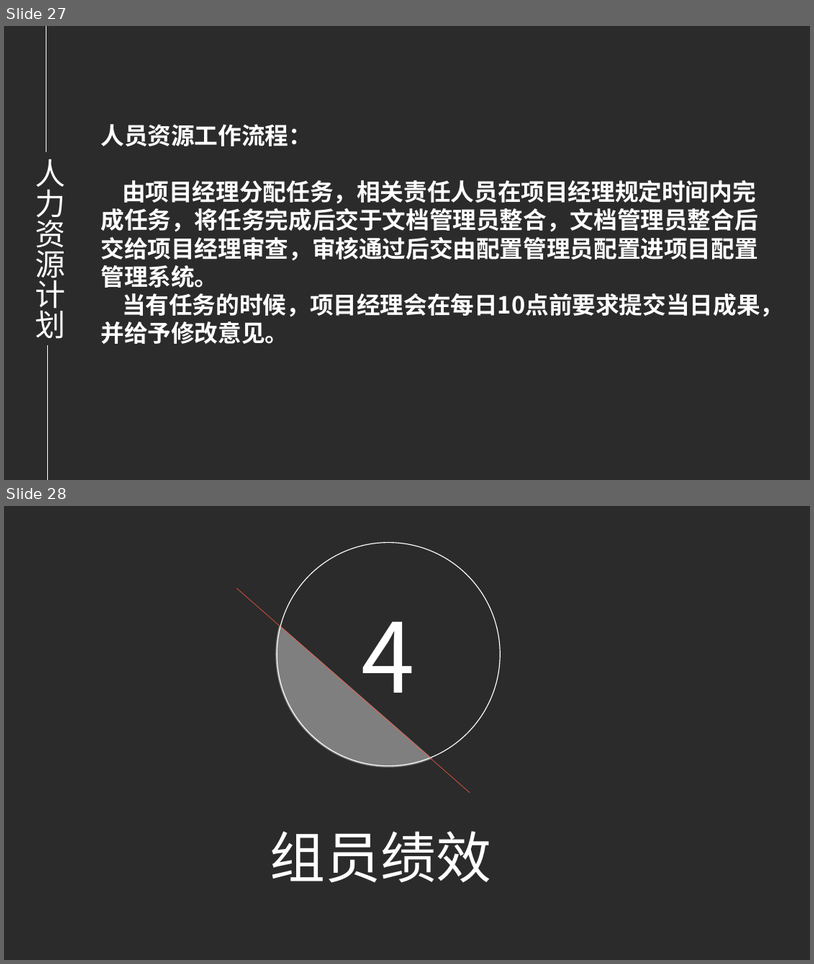
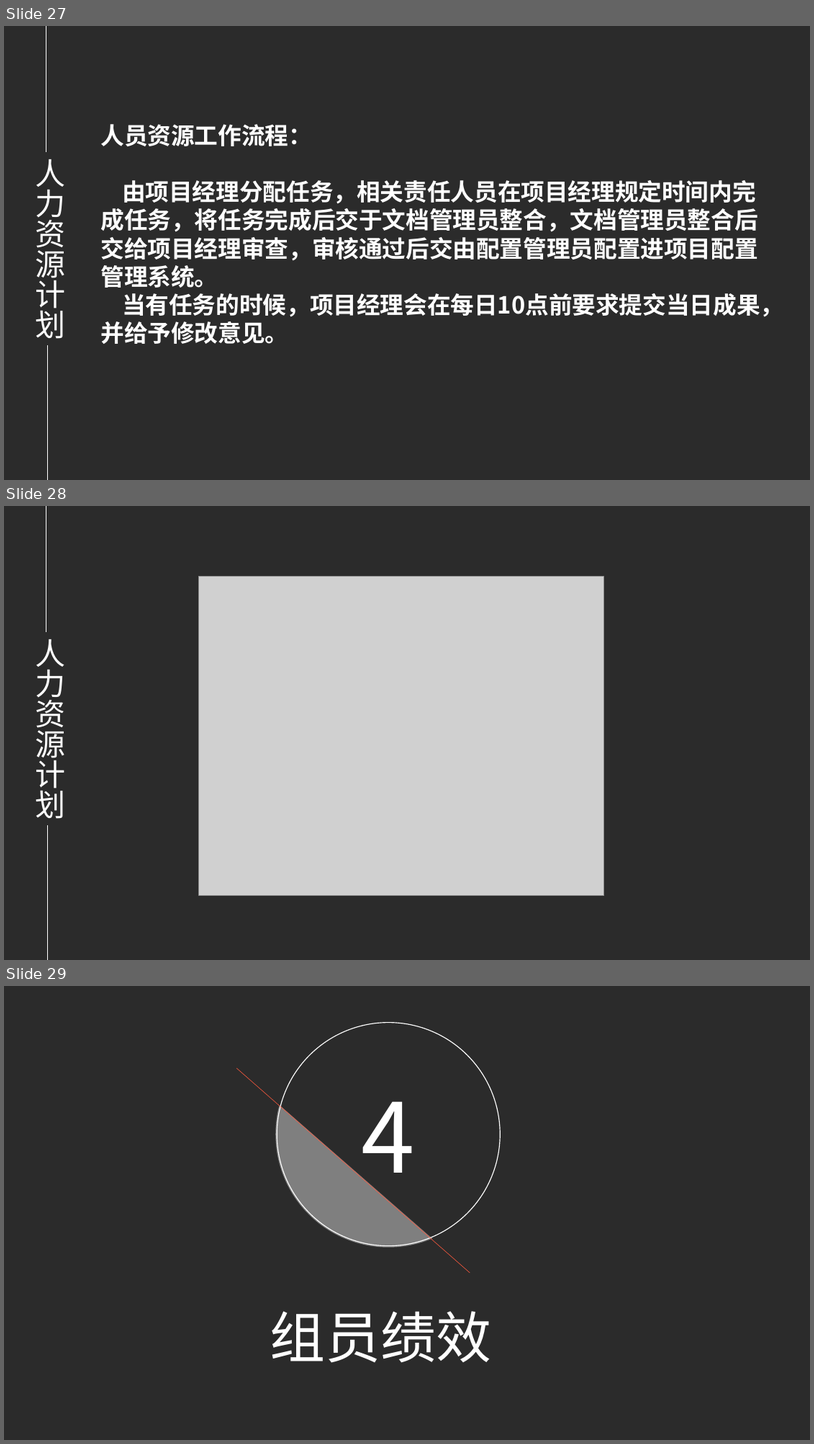
Before and after one commit to PRD-2018-G04/PRD-2018-G04, a slide deck: G04项目组/受控文档/项目计划/PRD2018-G04-需求工程项目计划PPT.pptx. Shown one above the other, each under a label of ours: slides 27 and 28 before the commit, slides 27, 28 and 29 after it. The pictures are 814x964 and 814x1444 pixels, drawn with LibreOffice and Linux fonts; fonts in the diff are those of the drawing; grey boxes stand for pictures; background and template pictures are left out; a plain dark background stands for a picture behind light text. Boxes give left, top, right and bottom in pixels: in the first picture for what was removed or moved away, otherwise in the second. Text is boxed around its words. In the diff, an @@ line names an element or a change of style, - is before the commit and + after.

```diff
--- a/G04项目组/受控文档/项目计划/PRD2018-G04-需求工程项目计划PPT.pptx
+++ b/G04项目组/受控文档/项目计划/PRD2018-G04-需求工程项目计划PPT.pptx
@@ slide 28 added at (x1=4, y1=506, x2=810, y2=960), background picture (left out) @@
@@ line added from (46, 506) to (46, 633), #FFFFFF 0.5 pt @@
@@ picture added at (x1=199, y1=576, x2=604, y2=896) @@
@@ text added at (x1=35, y1=639, x2=65, y2=818), 36 pt, text #FFFFFF @@
+人力资源计划
@@ line added from (47, 826) to (47, 960), #FFFFFF 0.5 pt @@
@@ what was slide 28 is now slide 29 @@
```
Also in this commit, not shown: 6 slides changed, 18 other files.
